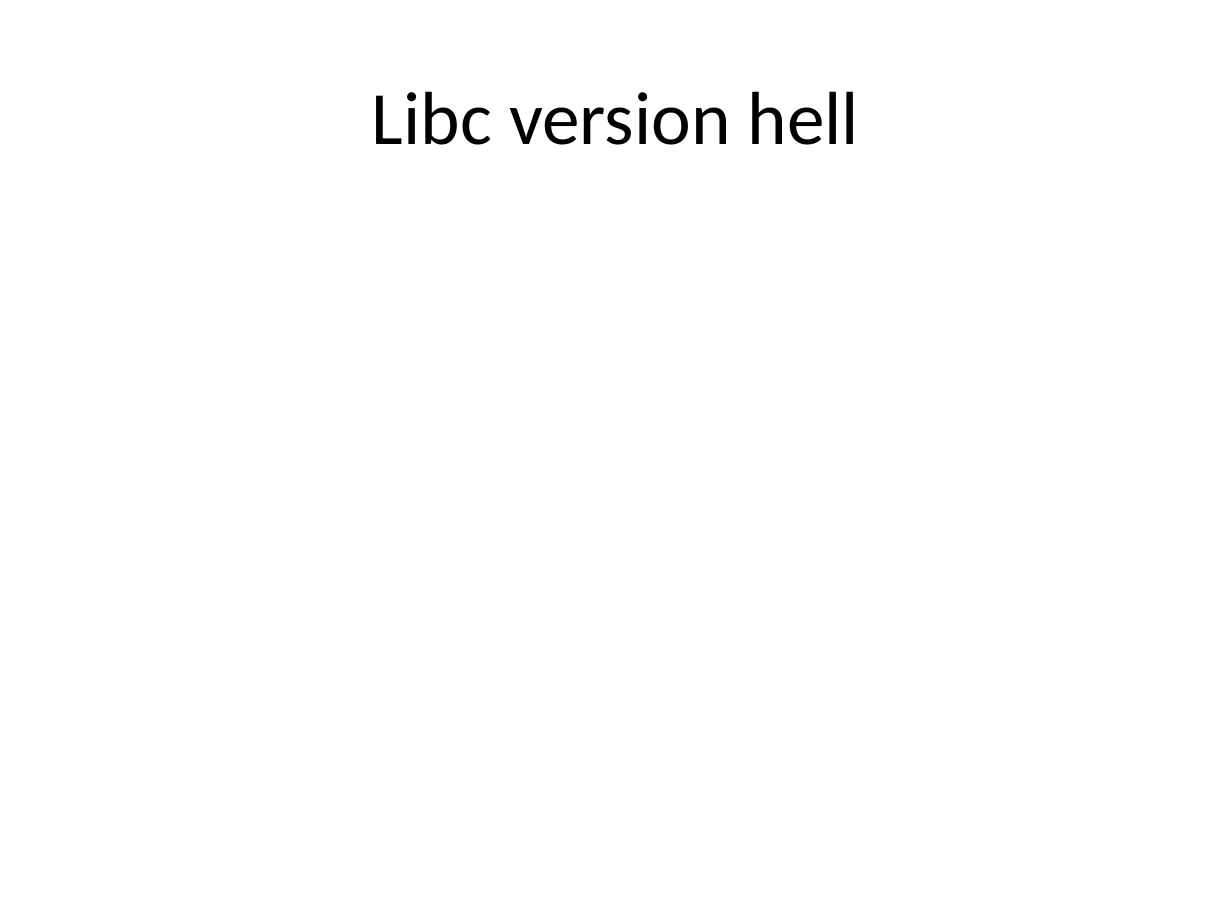
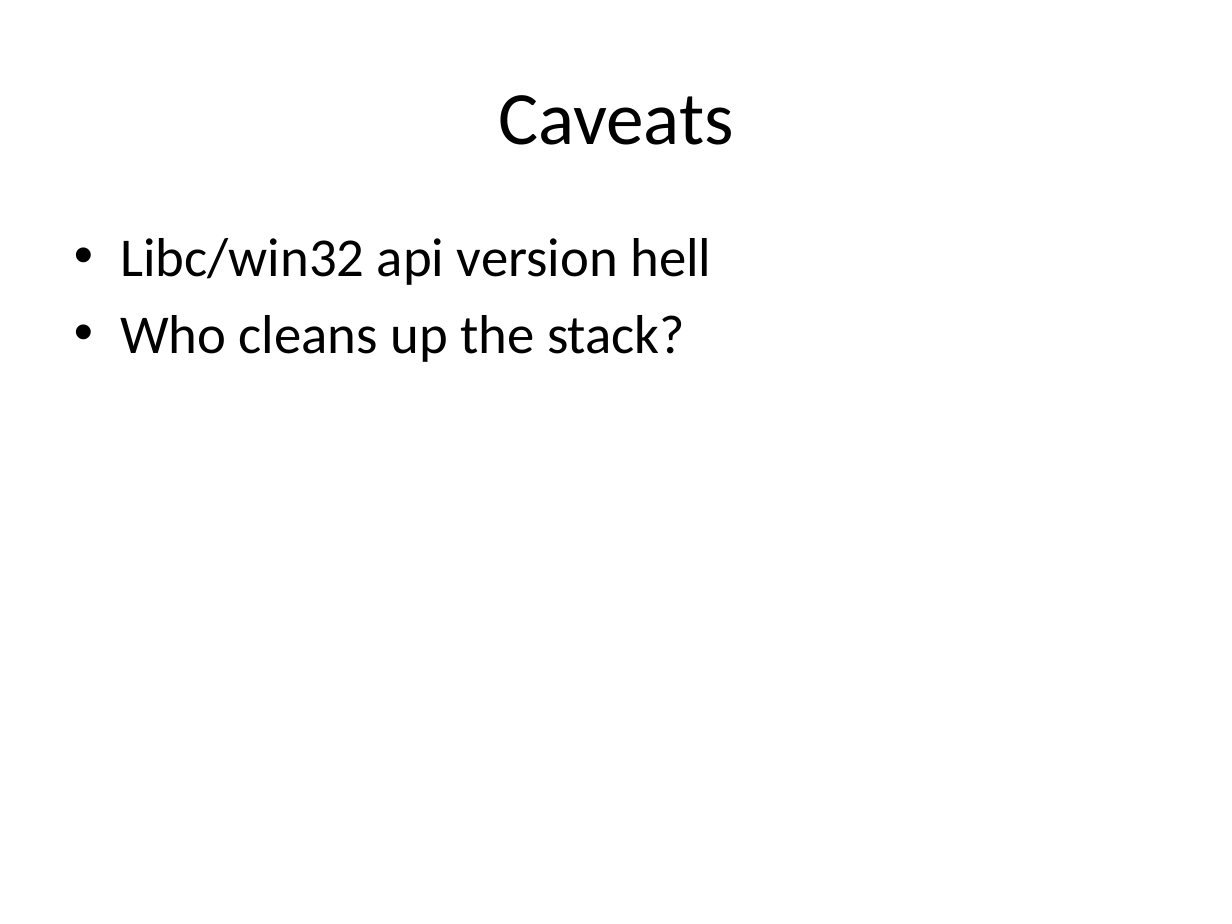
Before and after one commit to m0t/liatioan, a slide deck: slide 12 of slides-2.pptx (slide 8 before the commit). Drawn at 1232x924 pixels with LibreOffice and Linux fonts; fonts in the diff are those of the drawing. Boxes give left, top, right and bottom in pixels: in the first picture for what was removed or moved away, otherwise in the second. Text is boxed around its words. In the diff, an @@ line names an element or a change of style, - is before the commit and + after.

```diff
--- a/slides-2.pptx
+++ b/slides-2.pptx
@@ title at (498, 95, 734, 145): text changed @@
-Libc version hell
+Caveats
@@ text added at (120, 238, 711, 362), 32 pt, text #000000 @@
+• Libc/win32 api version hell
+• Who cleans up the stack?
```
Also in this commit, not shown: 4 other slides changed, 6 slides added, 2 slides removed.
